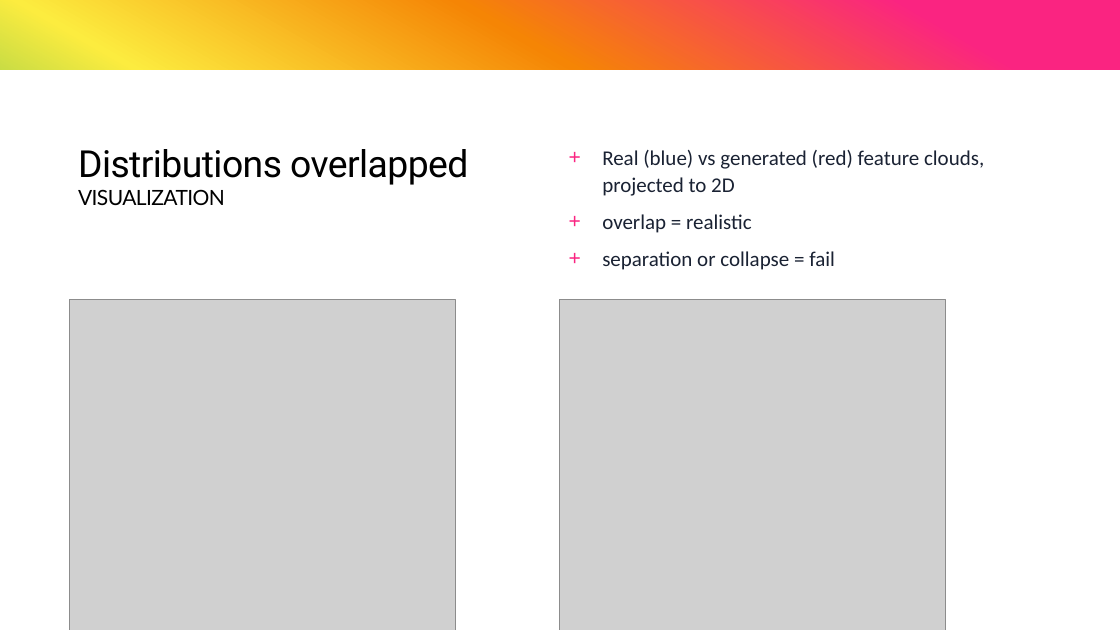
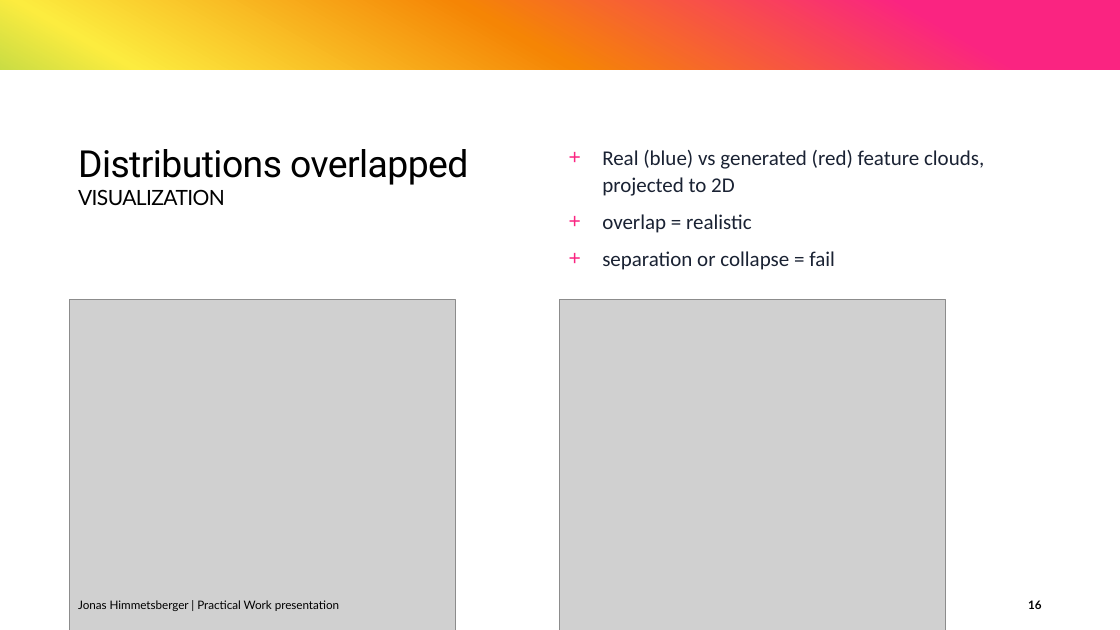
Before and after one commit to JonasHimmetsbergerStudent/BA, a slide deck: slide 16 of documents/Transformers as generative models for neural activity.pptx. Drawn at 1120x630 pixels with LibreOffice and Linux fonts; fonts in the diff are those of the drawing; grey boxes stand for pictures. Boxes give left, top, right and bottom in pixels: in the first picture for what was removed or moved away, otherwise in the second. Text is boxed around its words. In the diff, an @@ line names an element or a change of style, - is before the commit and + after.

```diff
--- a/documents/Transformers as generative models for neural activity.pptx
+++ b/documents/Transformers as generative models for neural activity.pptx
@@ text added at (78, 600, 339, 611), 10 pt, text #000000 @@
+Jonas Himmetsberger | Practical Work presentation
@@ page number added at (1028, 600, 1041, 609), 10 pt, text #000000, bold @@
+16
```
Also in this commit, not shown: 14 other slides changed, 6 slides added, 1 slide removed, 1 other file.
